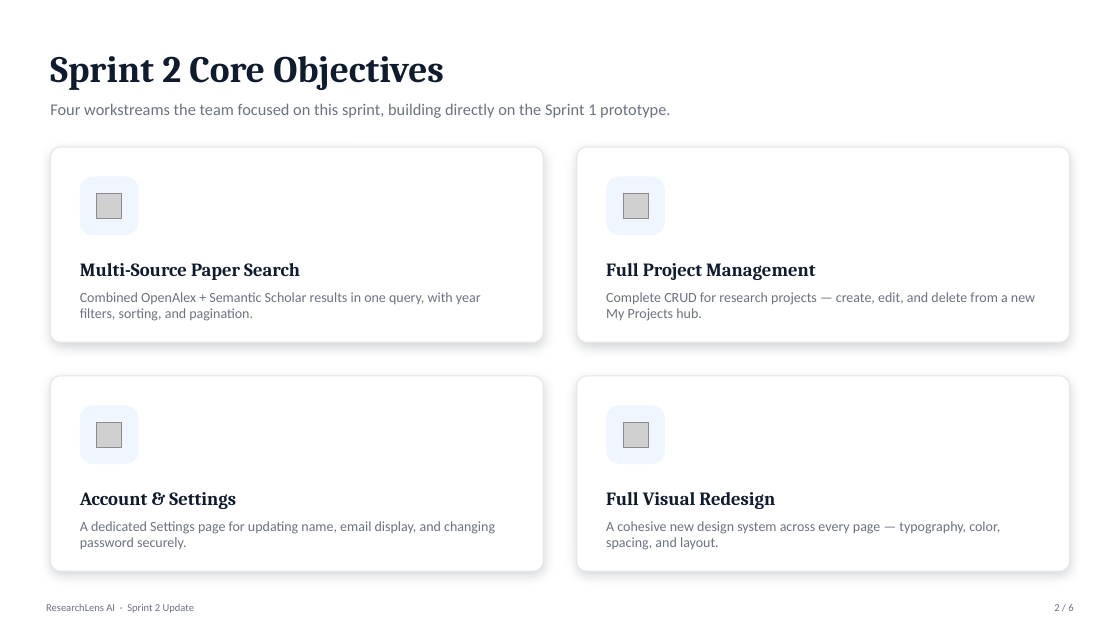
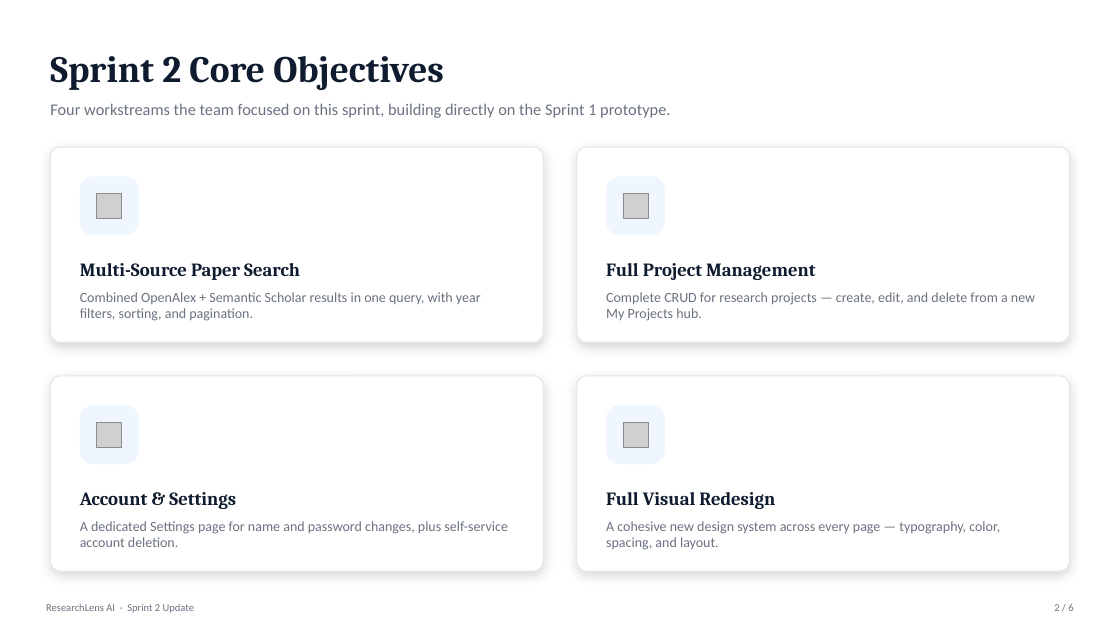
Before and after one commit to EmmanuelOrunta/researchlens-ai, a slide deck: slide 2 of presentations/ResearchLens_AI_Sprint2_Update.pptx. Drawn at 1120x630 pixels with LibreOffice and Linux fonts; fonts in the diff are those of the drawing; grey boxes stand for pictures. Boxes give left, top, right and bottom in pixels: in the first picture for what was removed or moved away, otherwise in the second. Text is boxed around its words. In the diff, an @@ line names an element or a change of style, - is before the commit and + after.

```diff
--- a/presentations/ResearchLens_AI_Sprint2_Update.pptx
+++ b/presentations/ResearchLens_AI_Sprint2_Update.pptx
@@ text at [80,521,508,547]: text changed @@
-A dedicated Settings page for updating name, email display, and changing password securely.
+A dedicated Settings page for name and password changes, plus self-service account deletion.
```
Also in this commit, not shown: 3 other slides changed.
